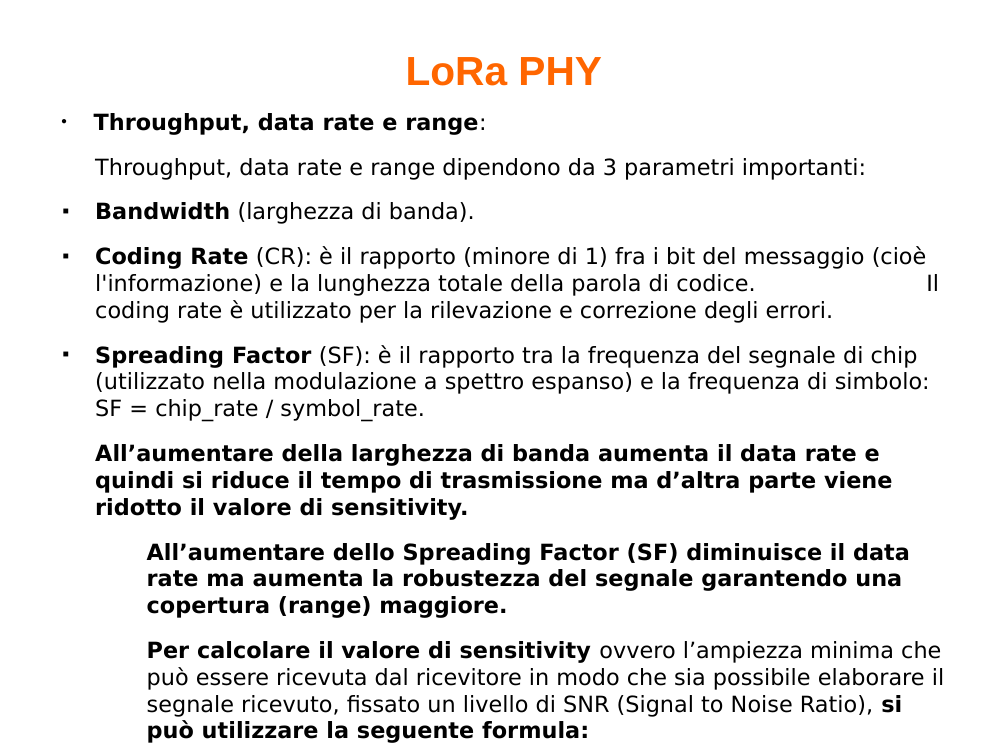
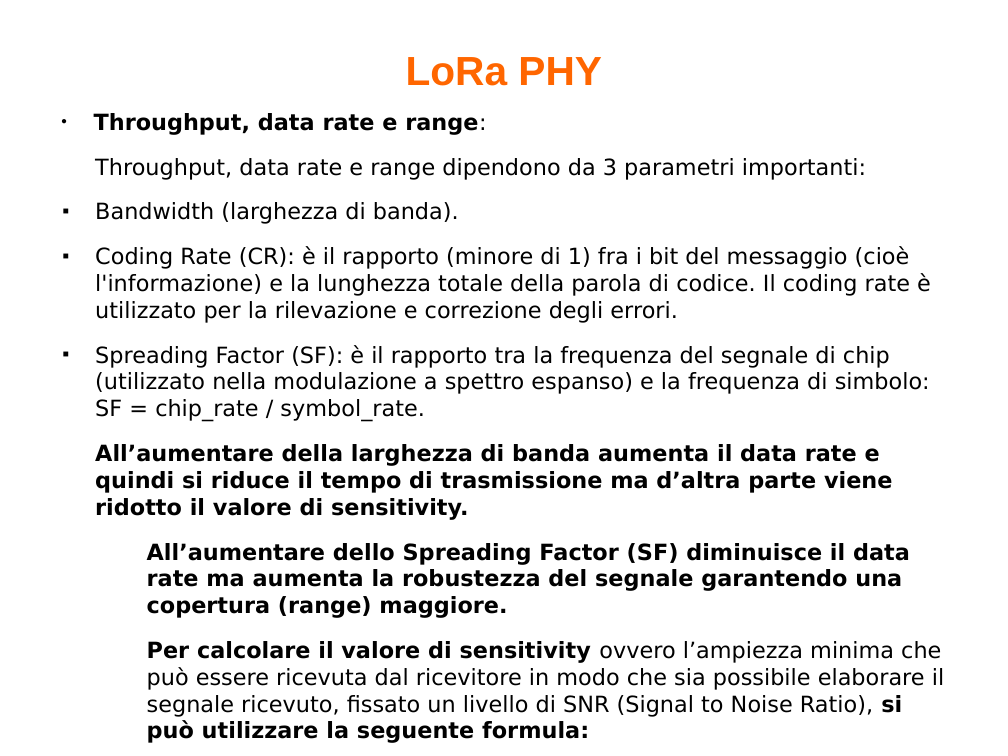
Before and after one commit to biagiom/QuakeSense, a slide deck: slide 15 of Presentazione_QuakeSense.odp. Drawn at 1008x756 pixels with LibreOffice and Linux fonts; fonts in the diff are those of the drawing. Boxes give left, top, right and bottom in pixels: in the first picture for what was removed or moved away, otherwise in the second. Text is boxed around its words. In the diff, an @@ line names an element or a change of style, - is before the commit and + after.

```diff
--- a/Presentazione_QuakeSense.odp
+++ b/Presentazione_QuakeSense.odp
@@ text at [95,202,931,422]: bold off in "Bandwidth", "Coding Rate", "Spreading Factor" @@
```
Also in this commit, not shown: 10 other slides changed.
